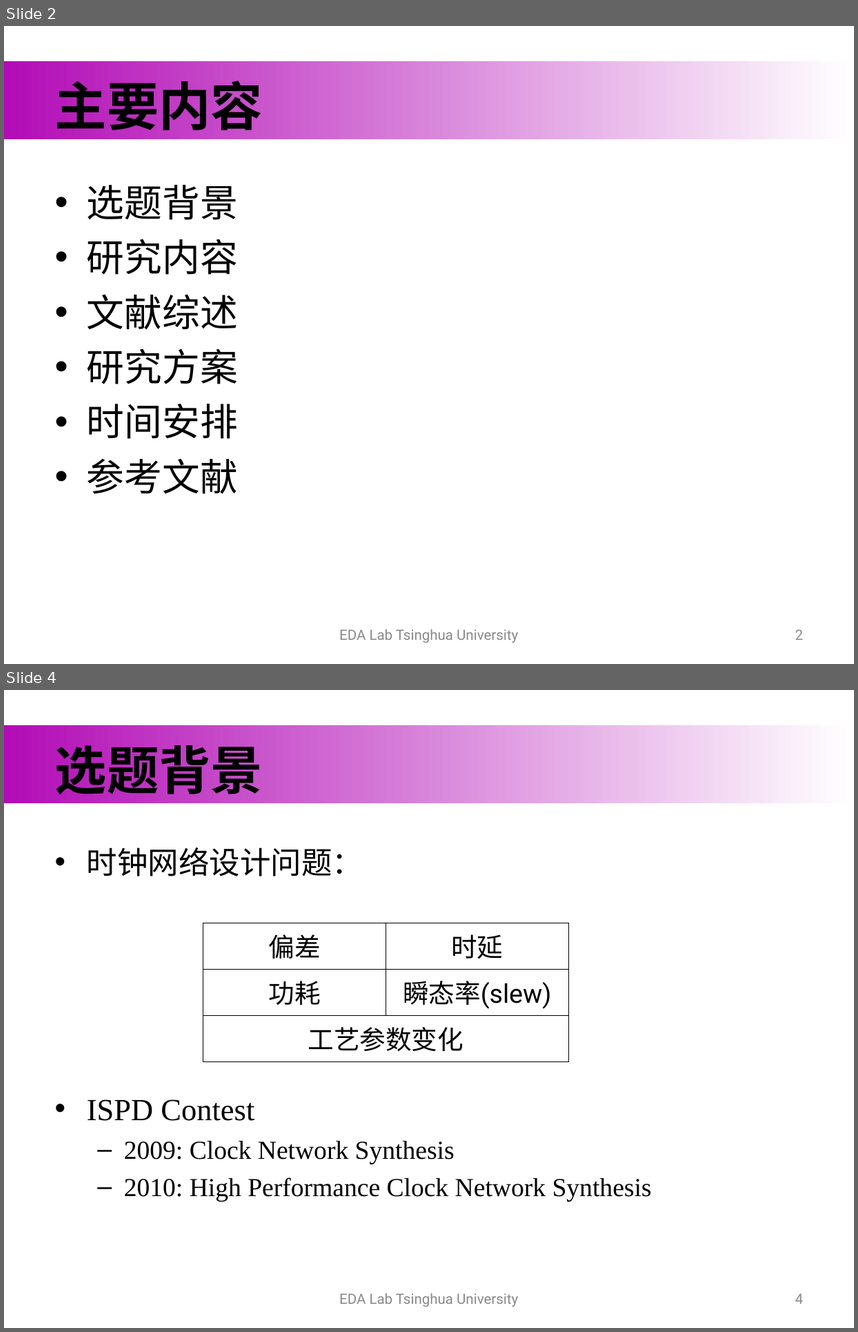
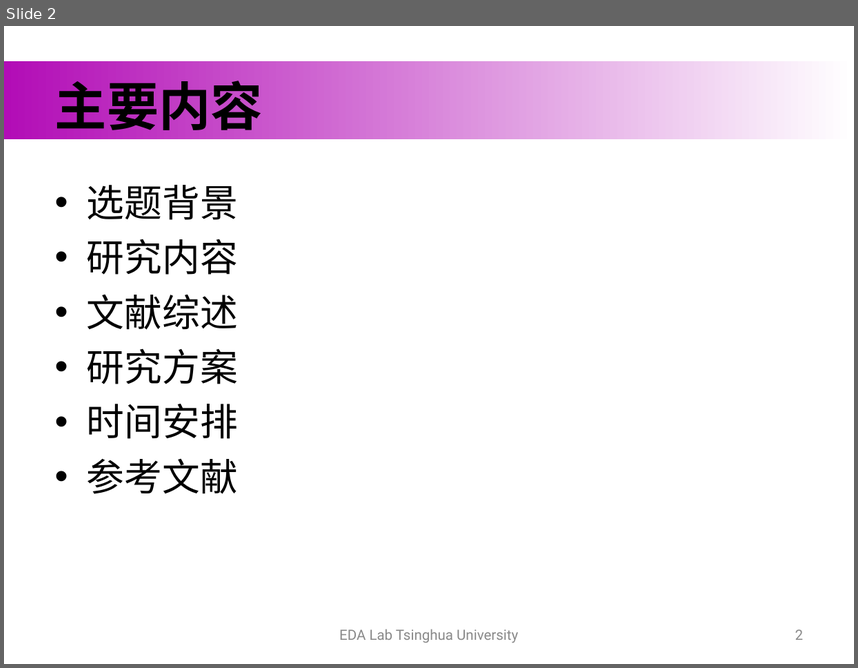
Before and after one commit to hewr1993/graduate_thesis, a slide deck: formal_materials/publish/开题.ppt. Shown one above the other, each under a label of ours: slides 2 and 4 before the commit, slide 2 after it; the slides between them are not shown. The pictures are 858x1332 and 858x668 pixels, drawn with LibreOffice and Linux fonts; fonts in the diff are those of the drawing; background and template pictures are left out. Boxes give left, top, right and bottom in pixels: in the first picture for what was removed or moved away, otherwise in the second. Text is boxed around its words. In the diff, an @@ line names an element or a change of style, - is before the commit and + after.

```diff
--- a/formal_materials/publish/开题.ppt
+++ b/formal_materials/publish/开题.ppt
@@ slide 4 removed at (x1=4, y1=690, x2=854, y2=1328), background #FFFFFF; not listed: 1 template element that a slide beside it also shows @@
@@ title removed at (x1=55, y1=736, x2=263, y2=802) @@
-选题背景
@@ text removed at (x1=87, y1=847, x2=652, y2=1201) @@
-• 时钟网络设计问题：
-• ISPD Contest
-  – 2009: Clock Network Synthesis
-  – 2010: High Performance Clock Network Synthesis
@@ table removed at (x1=203, y1=922, x2=568, y2=1054), 3 rows, 2 columns @@
-偏差 | 时延
-功耗 | 瞬态率(slew)
-工艺参数变化 | 
@@ text removed at (x1=339, y1=1292, x2=518, y2=1307) @@
-EDA Lab Tsinghua University
@@ page number removed at (x1=795, y1=1293, x2=804, y2=1303) @@
-4
```
Also in this commit, not shown: 4 slides changed, 4 slides added, 11 other slides removed, 3 other files.
